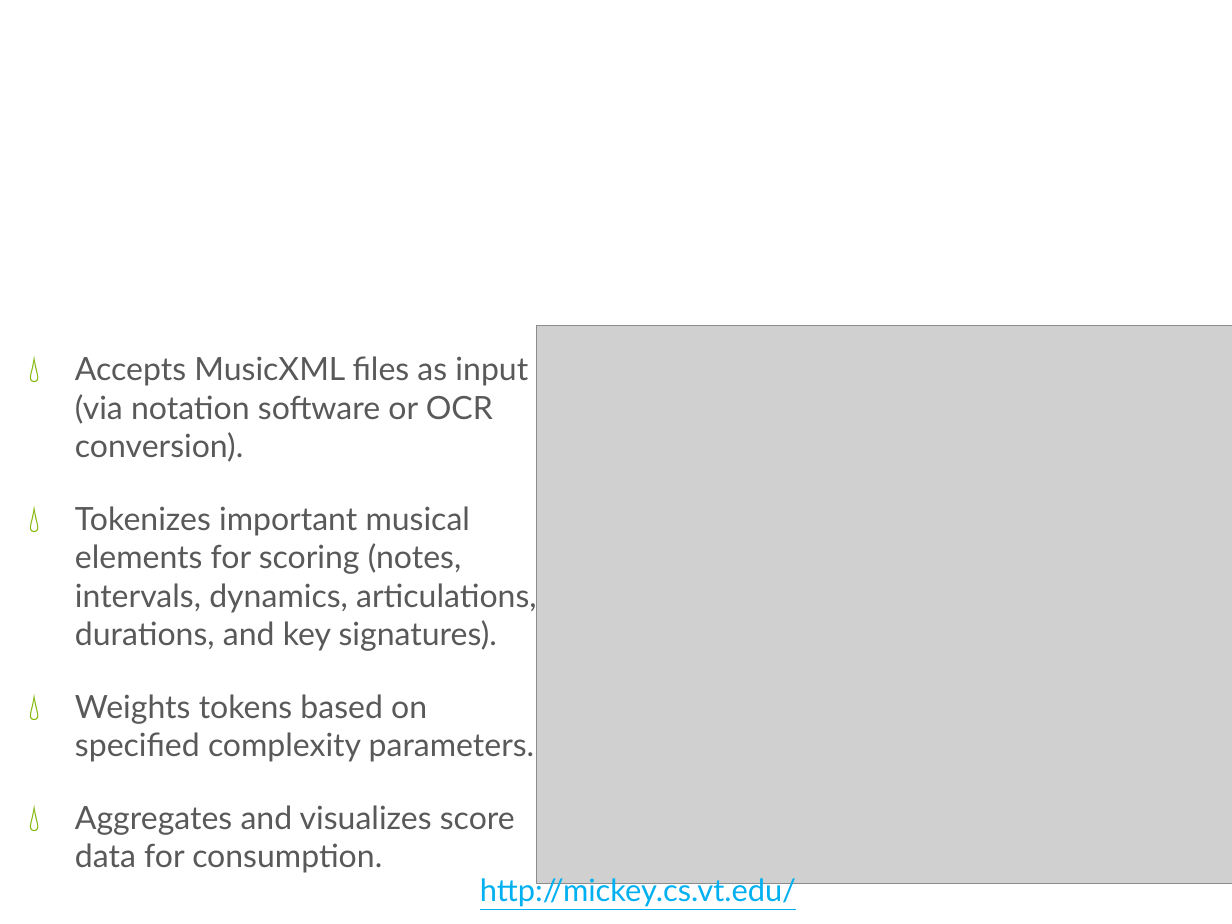
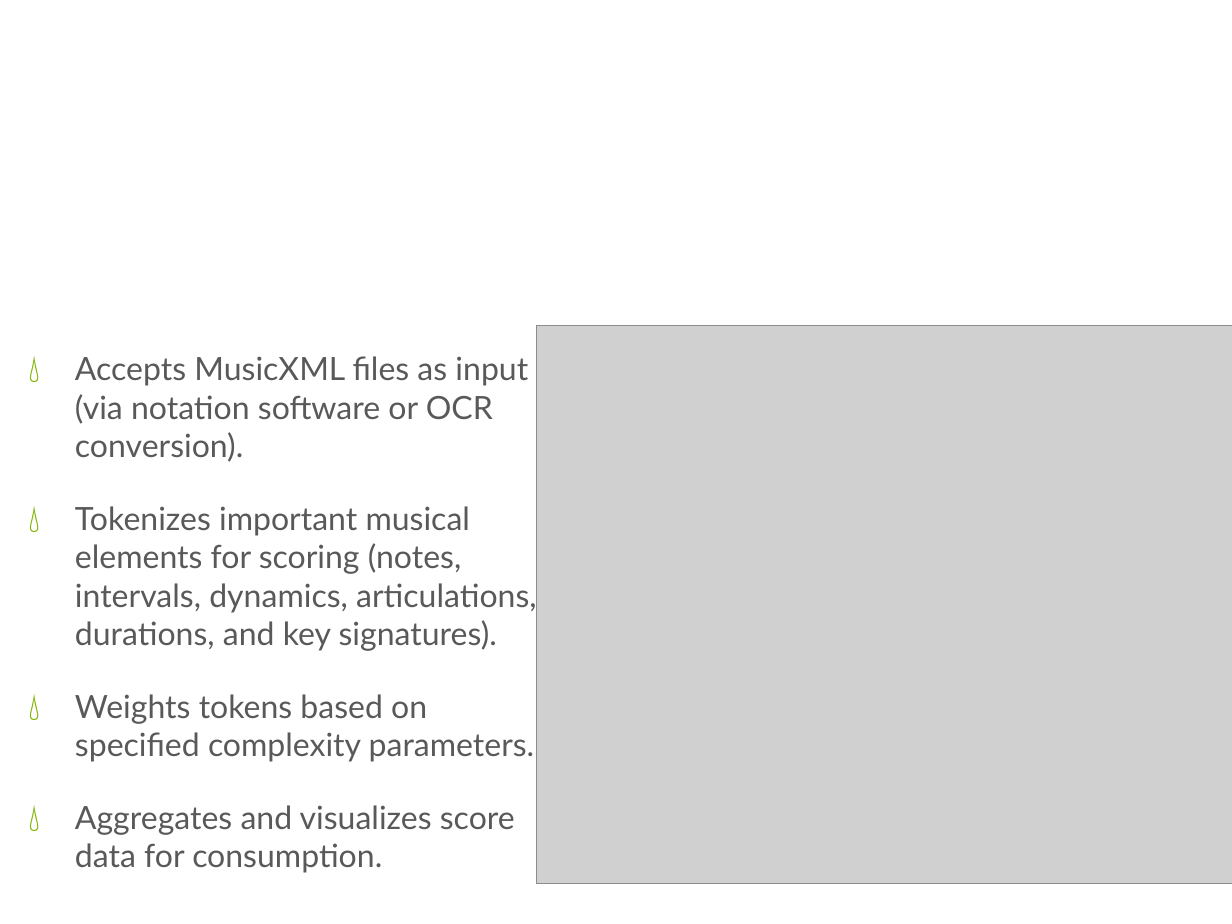
Before and after one commit to xwsxethan/MusicScoring, a slide deck: slide 24 of Documents/Thesis/ThesisDissertation.pptx (slide 21 before the commit). Drawn at 1232x924 pixels with LibreOffice and Linux fonts; fonts in the diff are those of the drawing; grey boxes stand for pictures; background and template pictures are left out. Boxes give left, top, right and bottom in pixels: in the first picture for what was removed or moved away, otherwise in the second. Text is boxed around its words. In the diff, an @@ line names an element or a change of style, - is before the commit and + after.

```diff
--- a/Documents/Thesis/ThesisDissertation.pptx
+++ b/Documents/Thesis/ThesisDissertation.pptx
@@ text removed at box(480, 874, 796, 907) @@
-http://mickey.cs.vt.edu/
```
Also in this commit, not shown: 5 other slides changed, 11 slides added.
